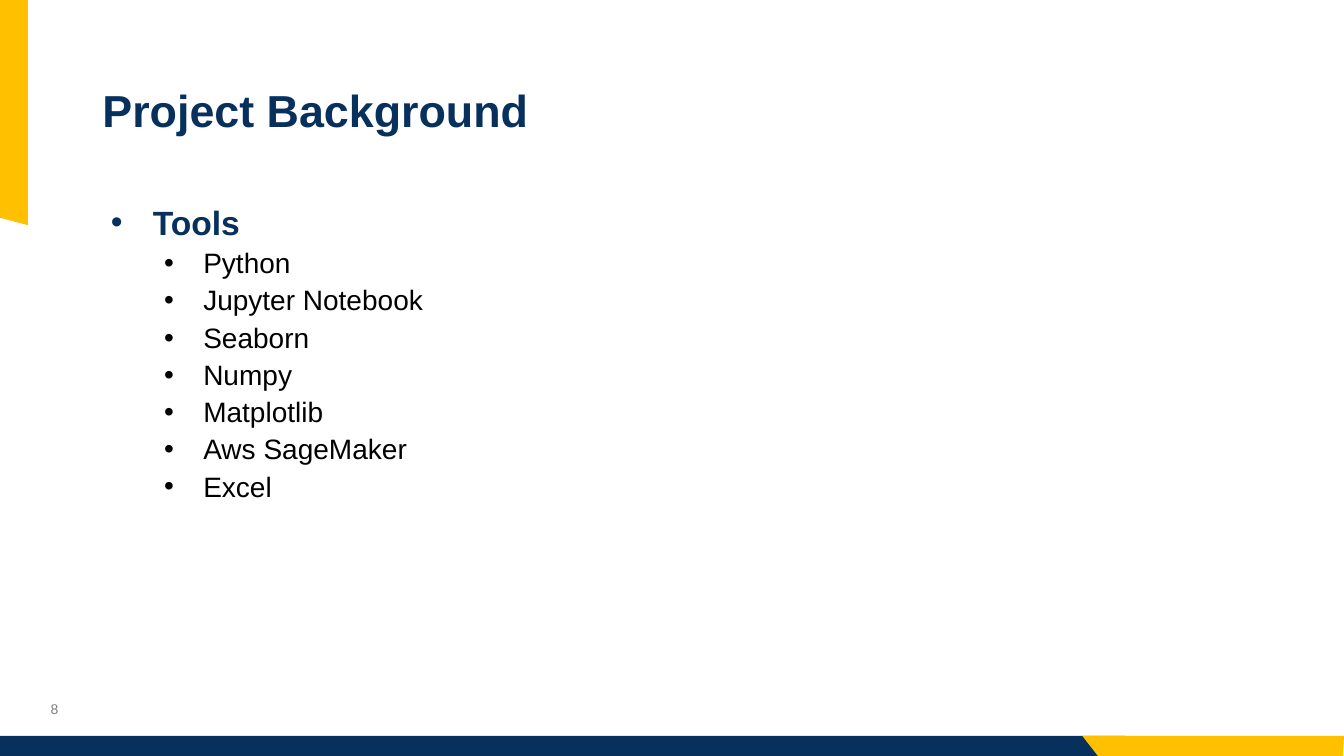
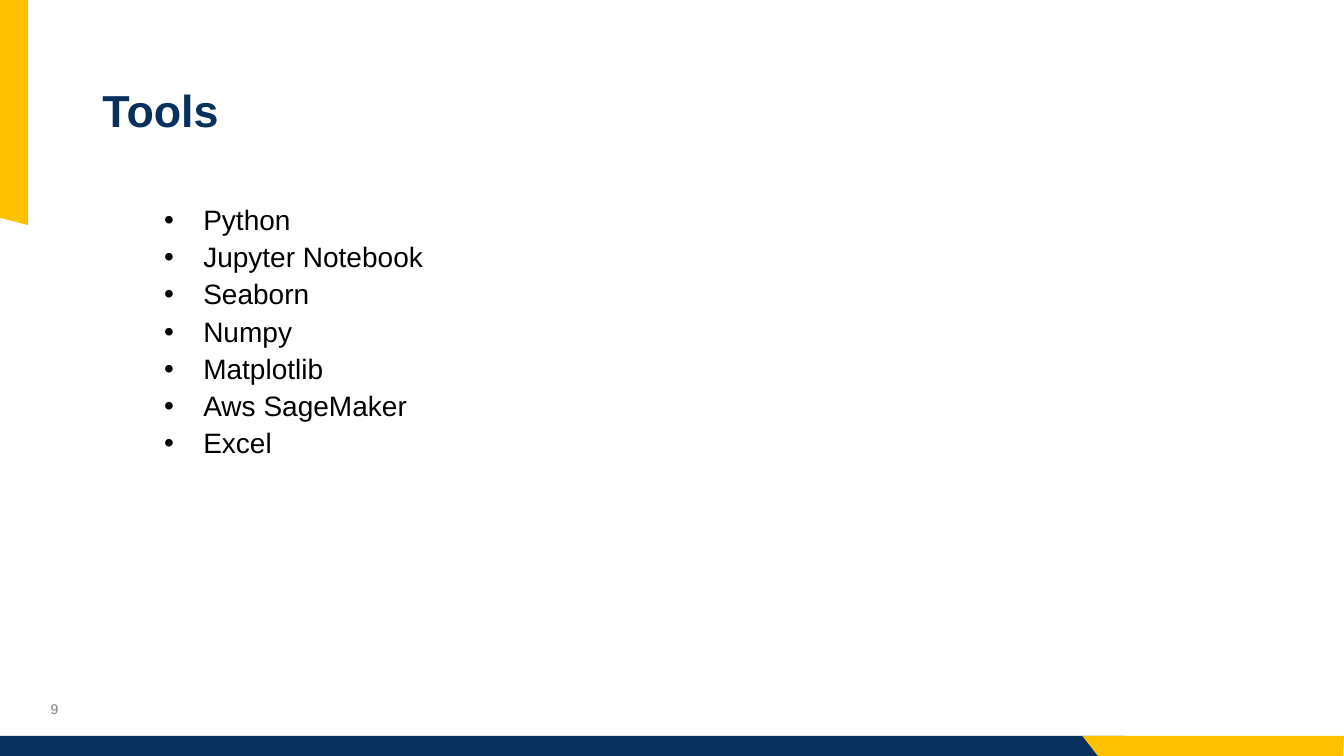
Before and after one commit to jashwanth08/SpringCapstone2023, a slide deck: slide 9 of presentataions/Presentation.pptx (slide 8 before the commit). Drawn at 1344x756 pixels with LibreOffice and Linux fonts; fonts in the diff are those of the drawing; background and template pictures are left out. Boxes give left, top, right and bottom in pixels: in the first picture for what was removed or moved away, otherwise in the second. Text is boxed around its words. In the diff, an @@ line names an element or a change of style, - is before the commit and + after.

Commit message:
Project Background PPT changes

```diff
--- a/presentataions/Presentation.pptx
+++ b/presentataions/Presentation.pptx
@@ title at [102, 94, 218, 128]: text changed @@
-Project Background
+Tools
@@ text at [153, 210, 240, 236]: paragraph removed @@
-• Tools
```
Also in this commit, not shown: 1 other slide changed, 3 slides added.
